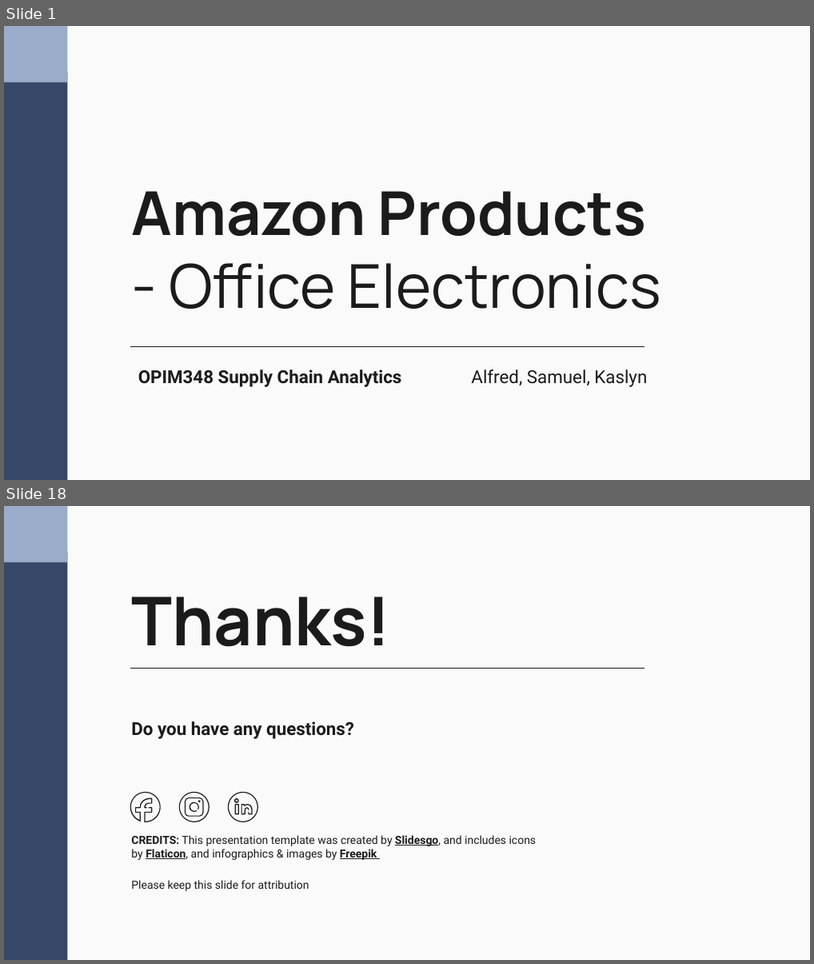
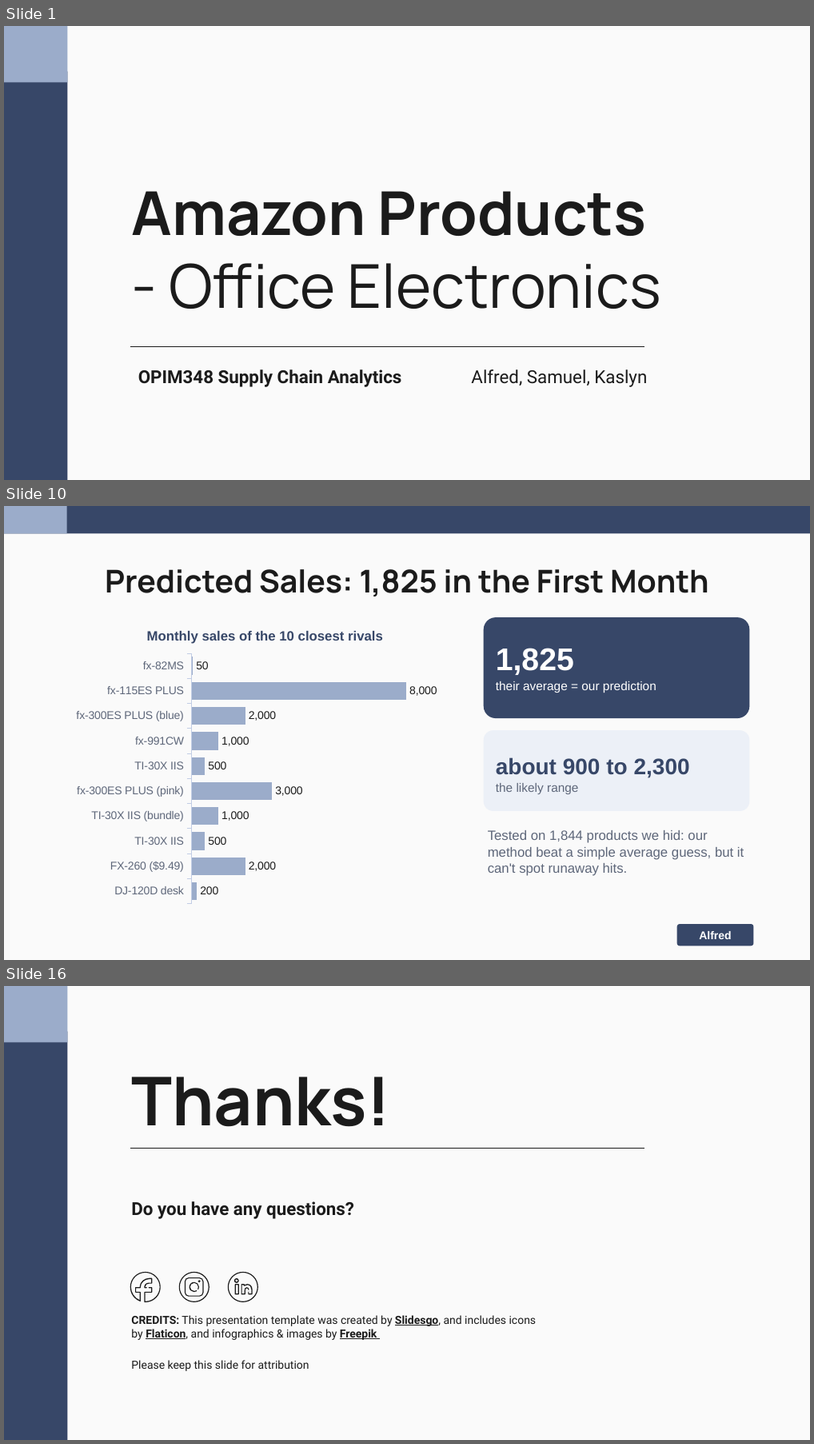
Before and after one commit to nakimagine/hello-world, a slide deck: Group_3_Amazon_Office_Electronic_Slides.pptx. Shown one above the other, each under a label of ours: slides 1 and 18 before the commit, slides 1, 10 and 16 after it; the slides between them are not shown. The pictures are 814x964 and 814x1444 pixels, drawn with LibreOffice and Linux fonts; fonts in the diff are those of the drawing. Boxes give left, top, right and bottom in pixels: in the first picture for what was removed or moved away, otherwise in the second. Text is boxed around its words. In the diff, an @@ line names an element or a change of style, - is before the commit and + after.

```diff
--- a/Group_3_Amazon_Office_Electronic_Slides.pptx
+++ b/Group_3_Amazon_Office_Electronic_Slides.pptx
@@ slide 10 added at (x1=4, y1=506, x2=810, y2=960), background #FAFAFA @@
@@ rectangle added at (x1=4, y1=506, x2=810, y2=533), fill #374768 @@
@@ rectangle added at (x1=4, y1=506, x2=67, y2=533), fill #9BACCA @@
@@ title added at (x1=105, y1=569, x2=710, y2=596), 28 pt, text #1B1B1B, bold @@
+Predicted Sales: 1,825 in the First Month
@@ bar chart added at (x1=68, y1=615, x2=463, y2=909) @@
+title "Monthly sales of the 10 closest rivals"
+categories: fx-82MS, fx-115ES PLUS, fx-300ES PLUS (blue), fx-991CW, TI-30X IIS, fx-300ES PLUS (pink), TI-30X IIS (bundle), TI-30X IIS, FX-260 ($9.49), DJ-120D desk
+Series 1: 50, 8000, 2000, 1000, 500, 3000, 1000, 500, 2000, 200
@@ rounded rectangle added at (x1=484, y1=617, x2=750, y2=718), fill #374768 @@
@@ text added at (x1=496, y1=648, x2=574, y2=675), 28 pt, text #FFFFFF, bold @@
+1,825
@@ text added at (x1=496, y1=681, x2=657, y2=692), 11 pt, text #FFFFFF @@
+their average = our prediction
@@ rounded rectangle added at (x1=484, y1=730, x2=750, y2=811), fill #ECF0F7 @@
@@ text added at (x1=496, y1=757, x2=690, y2=778), 20 pt, text #374768, bold @@
+about 900 to 2,300
@@ text added at (x1=496, y1=783, x2=578, y2=794), 11 pt, text #5E677A @@
+the likely range
@@ text added at (x1=488, y1=830, x2=744, y2=876), 12 pt, text #5E677A @@
+Tested on 1,844 products we hid: our method beat a simple average guess, but it can't spot runaway hits.
@@ rounded rectangle added at (x1=678, y1=924, x2=754, y2=945), fill #374768, 10 pt, text #FFFFFF, bold @@
+Alfred
@@ what was slide 18 is now slide 16 @@
```
Also in this commit, not shown: 8 slides changed, 5 other slides added, 8 slides removed, 1 other file.
